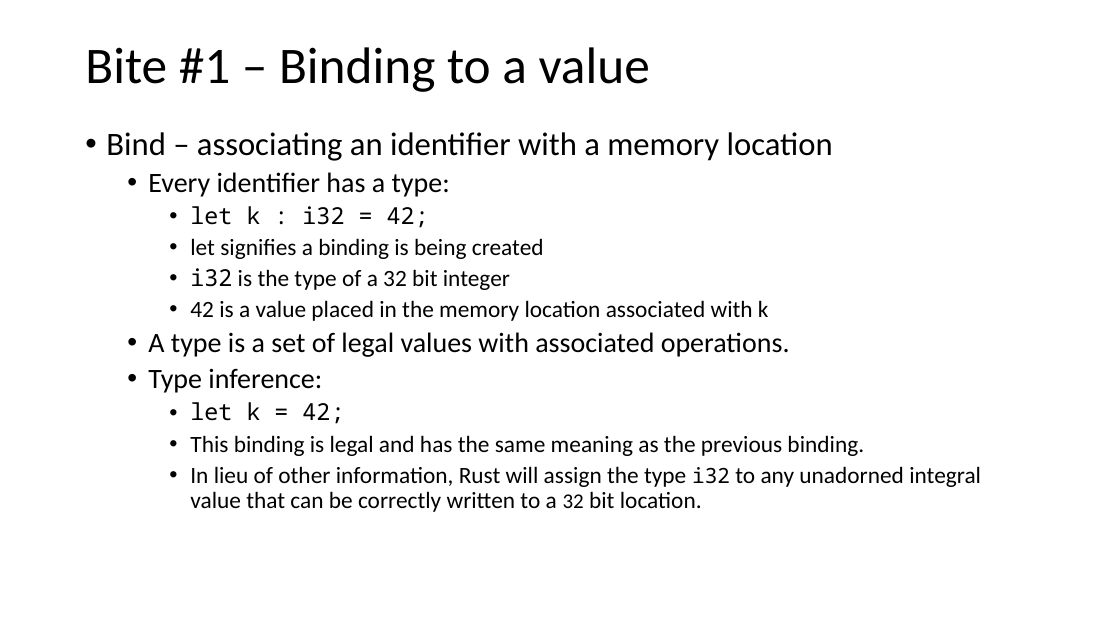
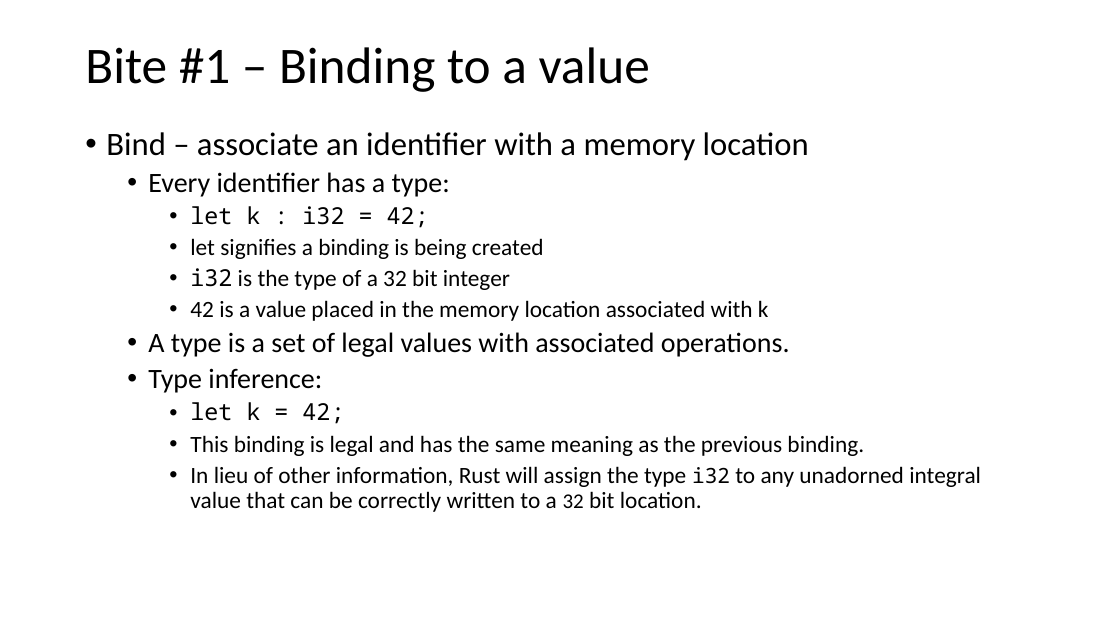
Before and after one commit to JimFawcett/JimFawcett.github.io, a slide deck: slide 5 of Resources/ConsumingRustBite1.pptx. Drawn at 1120x630 pixels with LibreOffice and Linux fonts; fonts in the diff are those of the drawing. Boxes give left, top, right and bottom in pixels: in the first picture for what was removed or moved away, otherwise in the second. Text is boxed around its words. In the diff, an @@ line names an element or a change of style, - is before the commit and + after.

Commit message:
updated text in ConsumingRustBite1

```diff
--- a/Resources/ConsumingRustBite1.pptx
+++ b/Resources/ConsumingRustBite1.pptx
@@ text at box(106, 132, 809, 161): text changed @@
-• Bind – associating an identifier with a memory location
+• Bind – associate an identifier with a memory location
```
Also in this commit, not shown: 7 other slides changed, 1 slide added, 2 other files.
